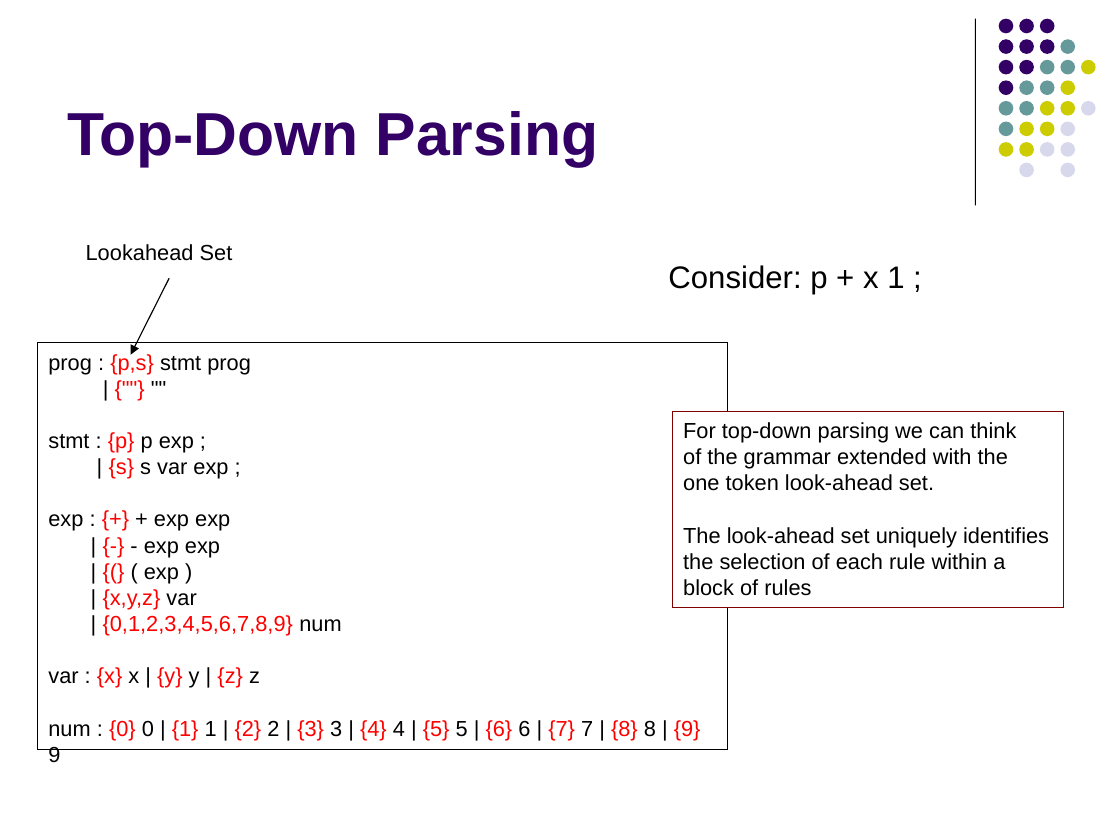
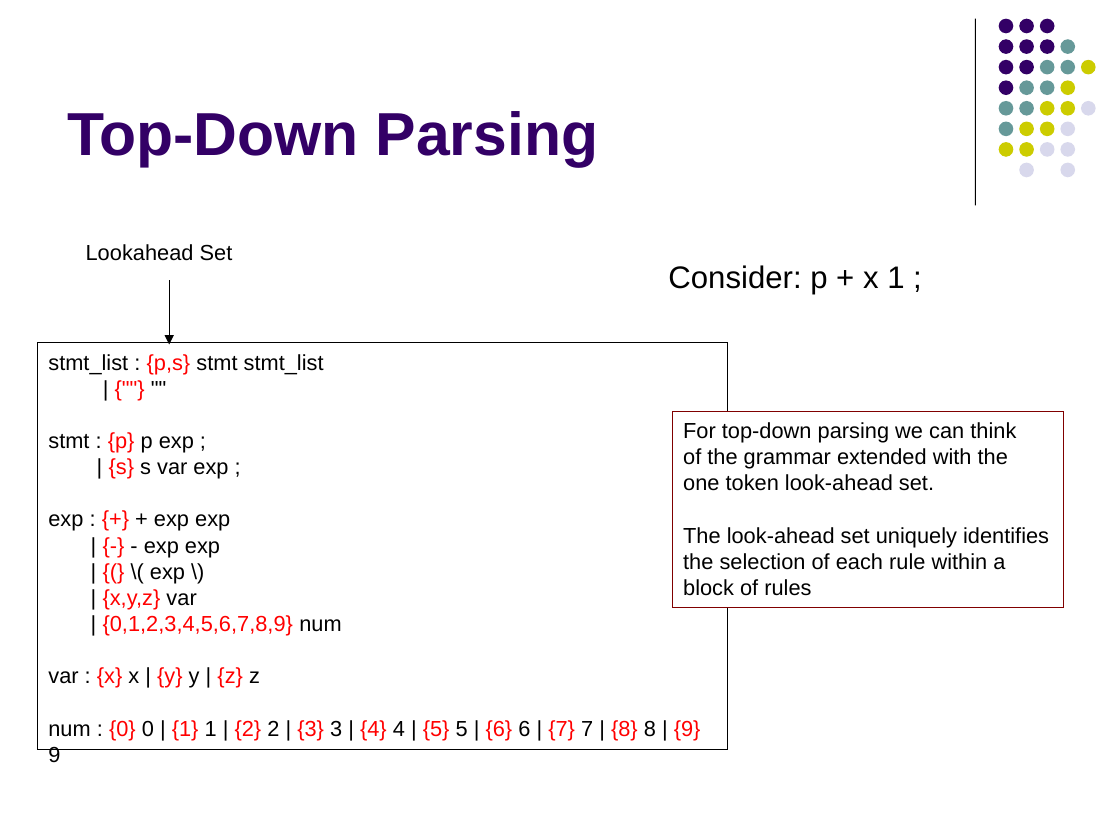
Before and after one commit to lutzhamel/CSC402, a slide deck: slide 13 of notes/csc402-ln002.pptx (slide 11 before the commit). Drawn at 1120x840 pixels with LibreOffice and Linux fonts; fonts in the diff are those of the drawing. Boxes give left, top, right and bottom in pixels: in the first picture for what was removed or moved away, otherwise in the second. Text is boxed around its words. In the diff, an @@ line names an element or a change of style, - is before the commit and + after.

```diff
--- a/notes/csc402-ln002.pptx
+++ b/notes/csc402-ln002.pptx
@@ arrow moved from (169, 278) - (131, 355) to (169, 280) - (169, 345) @@
@@ text in rectangle at [48, 354, 324, 374]: text changed @@
-prog : {p,s} stmt prog
+stmt_list : {p,s} stmt stmt_list
@@ text in rectangle at [150, 567, 185, 584]: text changed @@
-| {(} ( exp )
+| {(} \( exp \)
```
Also in this commit, not shown: 14 other slides changed, 6 slides added, 5 slides removed, 4 other files.
